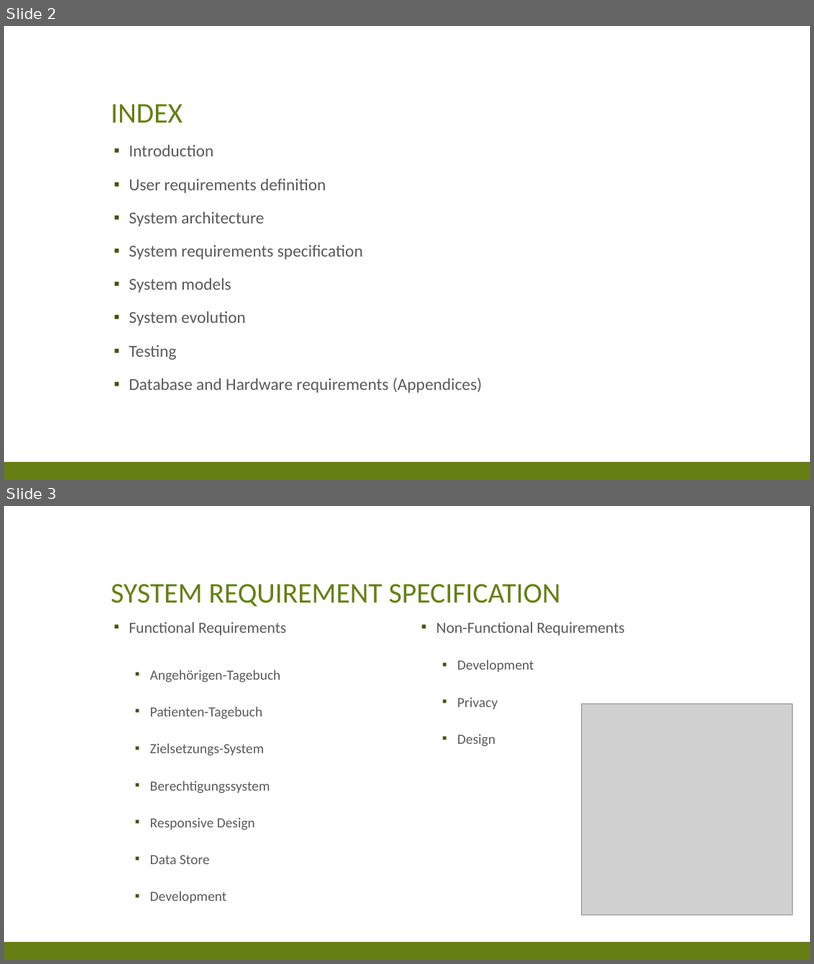
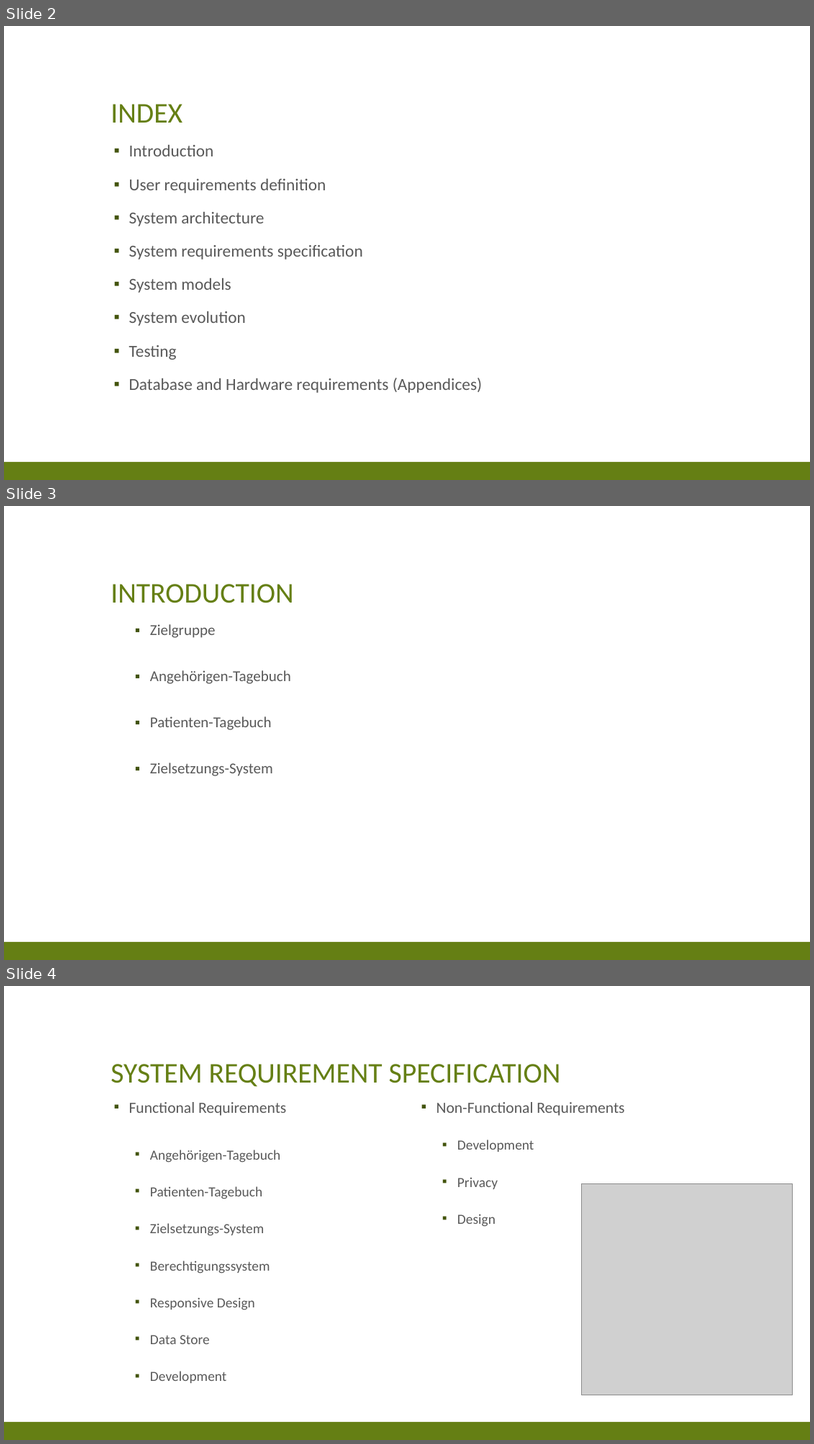
Before and after one commit to res13/ch.bfh.bti7081.s2018.white, a slide deck: doc/task02/Presentation_2.pptx. Shown one above the other, each under a label of ours: slides 2 and 3 before the commit, slides 2, 3 and 4 after it. The pictures are 814x964 and 814x1444 pixels, drawn with LibreOffice and Linux fonts; fonts in the diff are those of the drawing; grey boxes stand for pictures. Boxes give left, top, right and bottom in pixels: in the first picture for what was removed or moved away, otherwise in the second. Text is boxed around its words. In the diff, an @@ line names an element or a change of style, - is before the commit and + after.

Commit message:
Added introduction to presentation

```diff
--- a/doc/task02/Presentation_2.pptx
+++ b/doc/task02/Presentation_2.pptx
@@ slide 3 added at box(4, 506, 810, 960), background #FFFFFF; not listed: 1 template element that a slide beside it also shows @@
@@ title added at box(111, 584, 293, 603), 34 pt, text #657F14 @@
+INTRODUCTION
@@ text added at box(150, 624, 291, 776), 18 pt, text #595959 @@
+  ▪ Zielgruppe
+  ▪ Angehörigen-Tagebuch
+  ▪ Patienten-Tagebuch
+  ▪ Zielsetzungs-System
@@ what was slide 3 is now slide 4 @@
```
